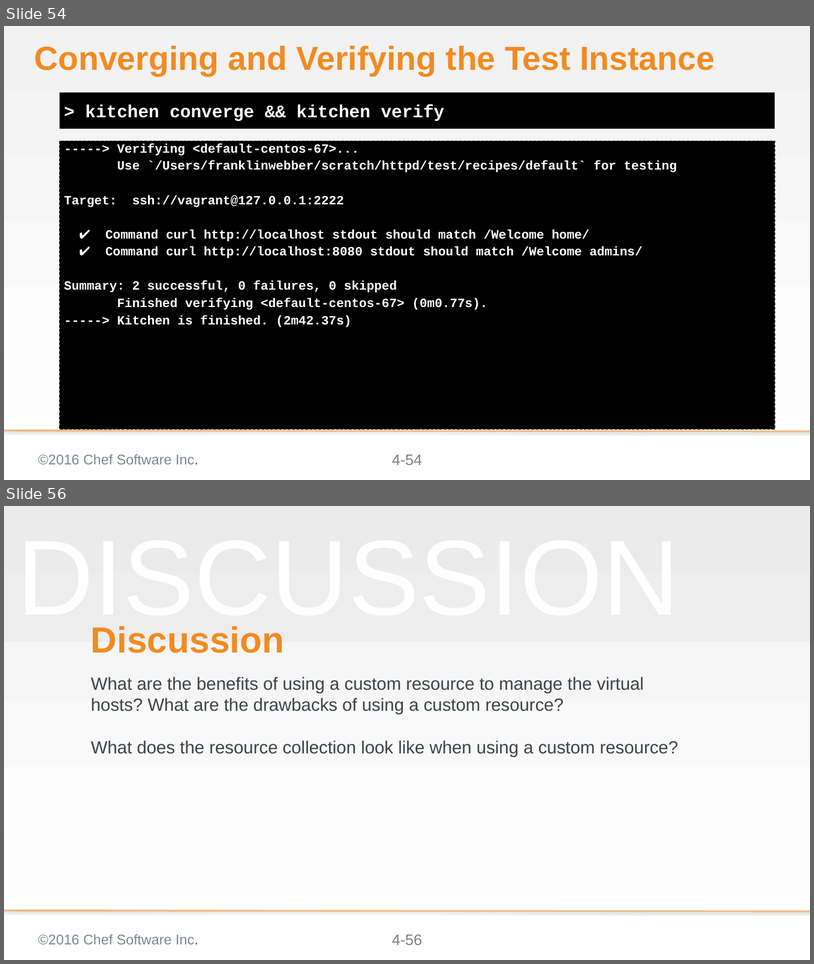
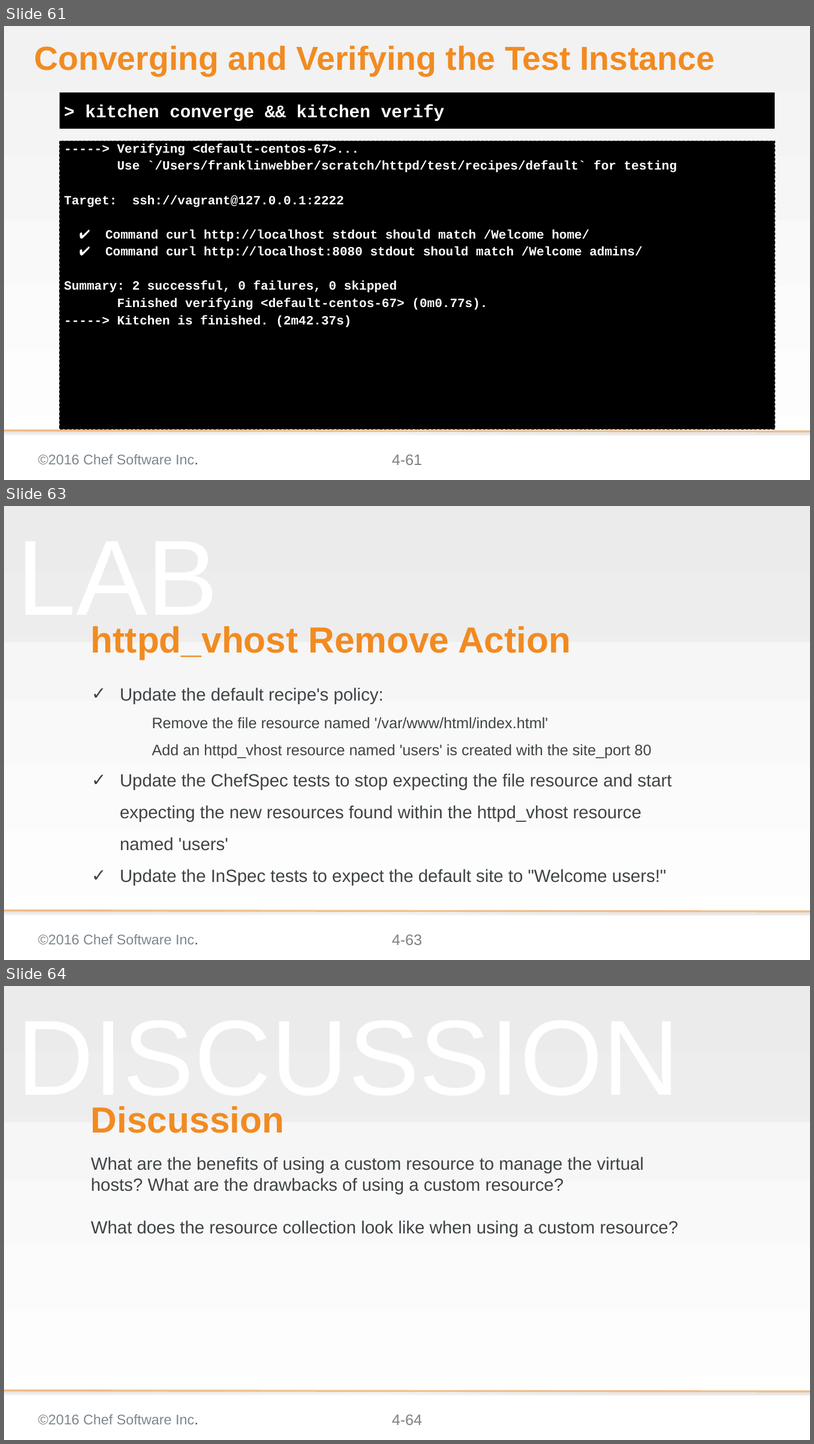
Before and after one commit to chef-training/extending_cookbooks, a slide deck: 04-creating_a_custom_resource.pptx. Shown one above the other, each under a label of ours: slides 54 and 56 before the commit, slides 61, 63 and 64 after it; the slides between them are not shown. The pictures are 814x964 and 814x1444 pixels, drawn with LibreOffice and Linux fonts; fonts in the diff are those of the drawing; background and template pictures are left out. Boxes give left, top, right and bottom in pixels: in the first picture for what was removed or moved away, otherwise in the second. Text is boxed around its words. In the diff, an @@ line names an element or a change of style, - is before the commit and + after.

Commit message:
Updates to modue 04 - conceptual slides
* Adds slides that talks about the resource collection and
  sub-resource collections
* Adds slides that talks about the property language
* Updates to the exercises for readability
* Adds quick explanation about how the welcome conf got there

```diff
--- a/04-creating_a_custom_resource.pptx
+++ b/04-creating_a_custom_resource.pptx
@@ slide 63 added at (x1=4, y1=506, x2=810, y2=960), background gradient #F2F2F2 to #FFFFFF; not listed: 4 template elements that a slide beside it also shows @@
@@ text added at (x1=17, y1=626, x2=218, y2=633), 169.3 pt, text #F2F2F2 at 50% opacity @@
+LAB
@@ title added at (x1=91, y1=626, x2=571, y2=659), 57.6 pt, text #F18B21, bold @@
+httpd_vhost Remove Action
@@ subtitle added at (x1=120, y1=687, x2=672, y2=885), 28 pt, text #3E4346 @@
+✓ Update the default recipe's policy:
+    Remove the file resource named '/var/www/html/index.html'
+    Add an httpd_vhost resource named 'users' is created with the site_port 80
+✓ Update the ChefSpec tests to stop expecting the file resource and start expecting the new resources found within the httpd_vhost resource named 'users'
+✓ Update the InSpec tests to expect the default site to "Welcome users!"
@@ what was slide 54 is now slide 61 @@
@@ page number at (x1=392, y1=454, x2=422, y2=465): text changed @@
-4-54
+4-61
@@ what was slide 56 is now slide 64 @@
@@ page number at (x1=392, y1=1414, x2=422, y2=1425): text changed @@
-4-56
+4-64
```
Also in this commit, not shown: 8 slides changed, 7 other slides added.
